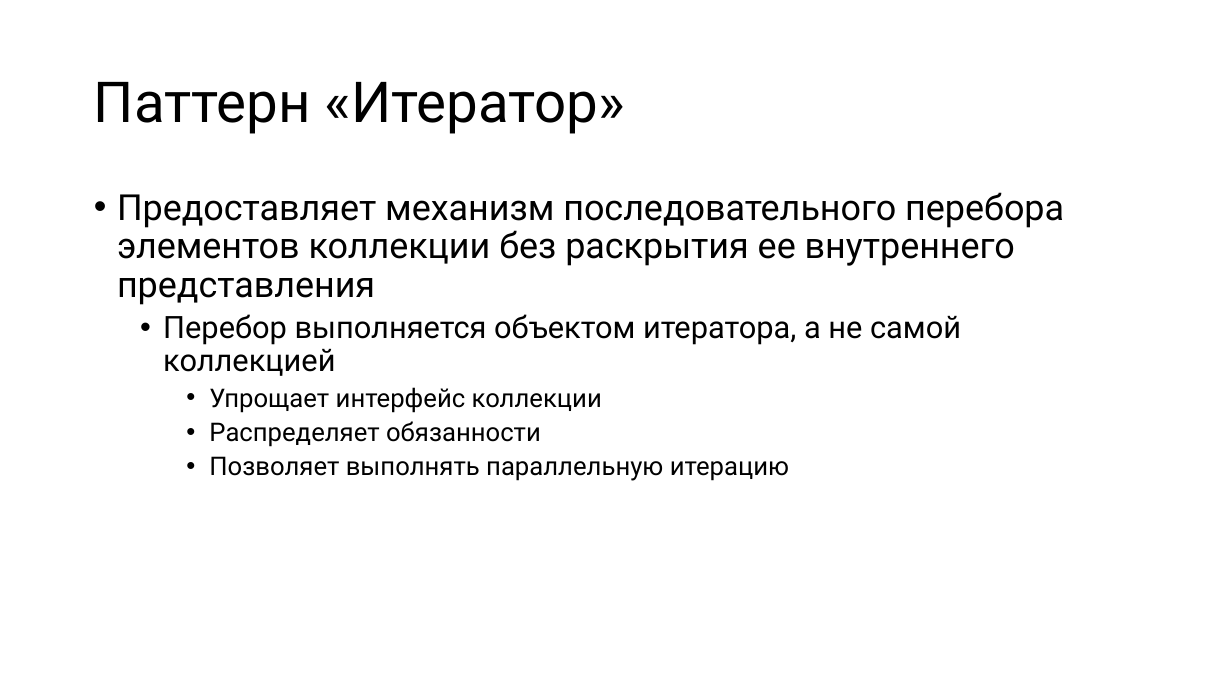
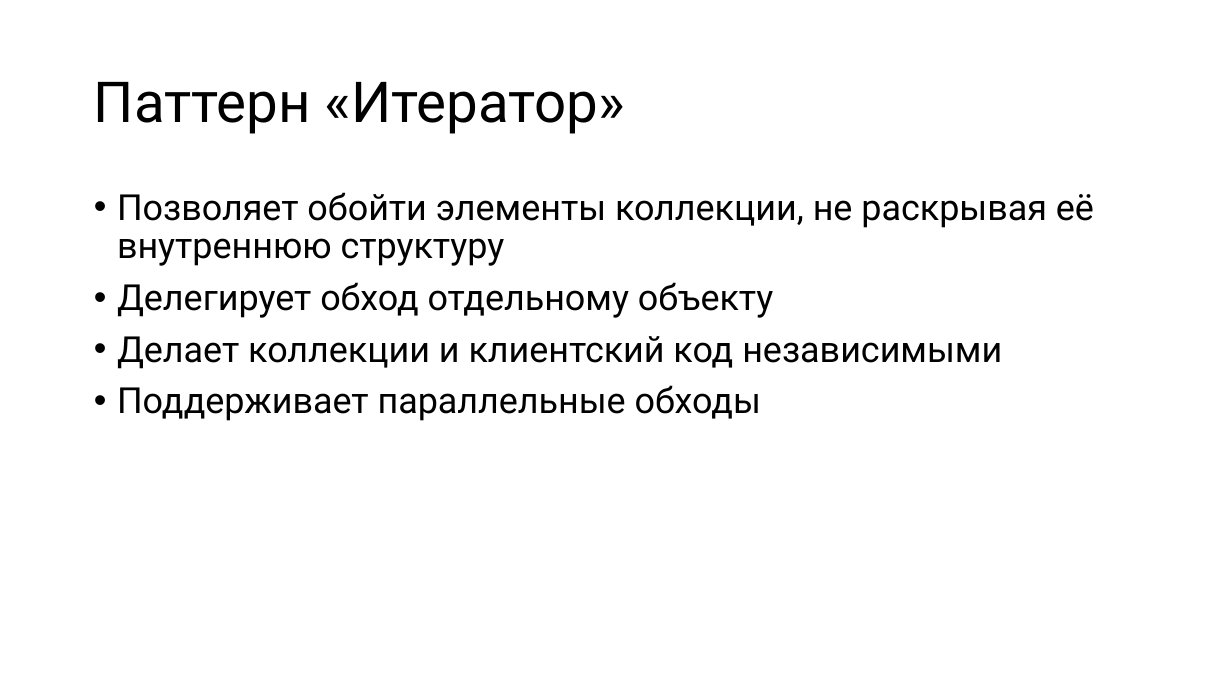
Before and after one commit to alexey-malov/ood, a slide deck: slide 20 of lectures/09.iterator/iterator.pptx (slide 21 before the commit). Drawn at 1232x693 pixels with LibreOffice and Linux fonts; fonts in the diff are those of the drawing. Boxes give left, top, right and bottom in pixels: in the first picture for what was removed or moved away, otherwise in the second. Text is boxed around its words. In the diff, an @@ line names an element or a change of style, - is before the commit and + after.

Commit message:
Обновил лекции по паттернам "Адаптер" и "Итератор"

```diff
--- a/lectures/09.iterator/iterator.pptx
+++ b/lectures/09.iterator/iterator.pptx
@@ text at [117,192,1094,421]: text changed @@
-• Предоставляет механизм последовательного перебора элементов коллекции без раскрытия ее внутреннего представления
-  • Перебор выполняется объектом итератора, а не самой коллекцией
-    • Упрощает интерфейс коллекции
-    • Распределяет обязанности
-    • Позволяет выполнять параллельную итерацию
+• Позволяет обойти элементы коллекции, не раскрывая её внутреннюю структуру
+• Делегирует обход отдельному объекту
+• Делает коллекции и клиентский код независимыми
+• Поддерживает параллельные обходы
```
Also in this commit, not shown: 6 other slides changed, 1 slide added, 2 slides removed.
